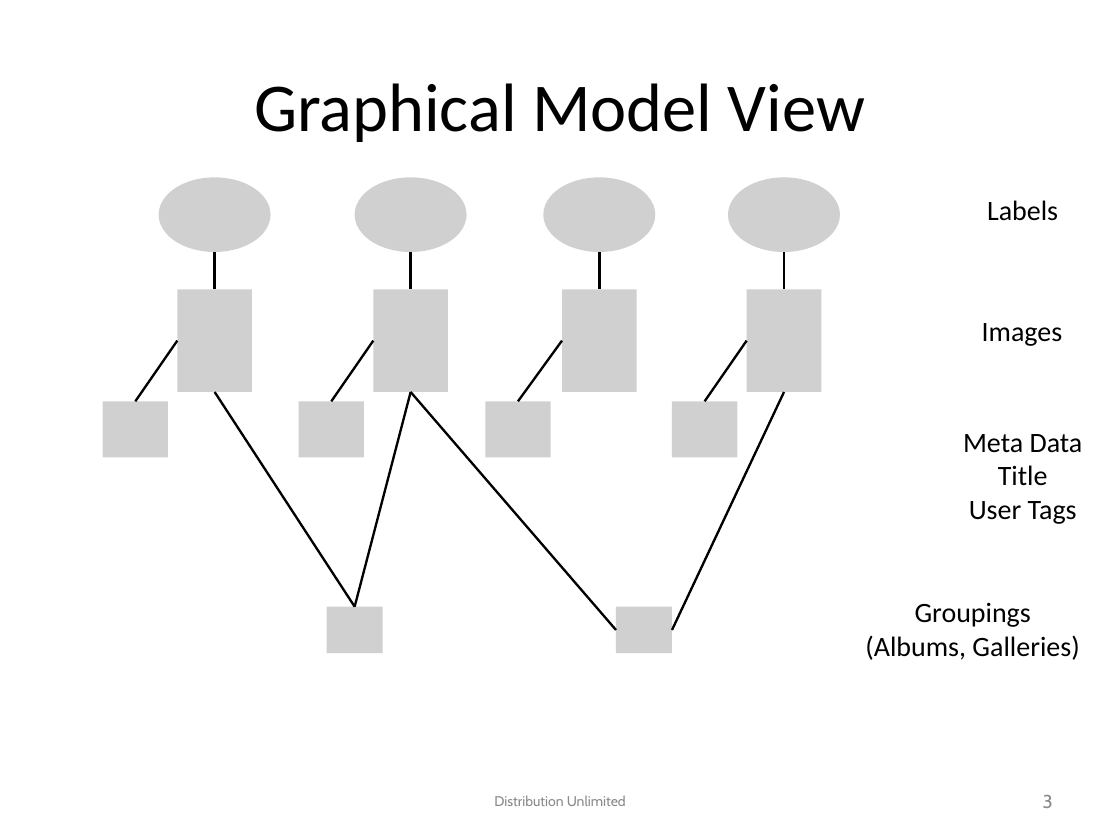
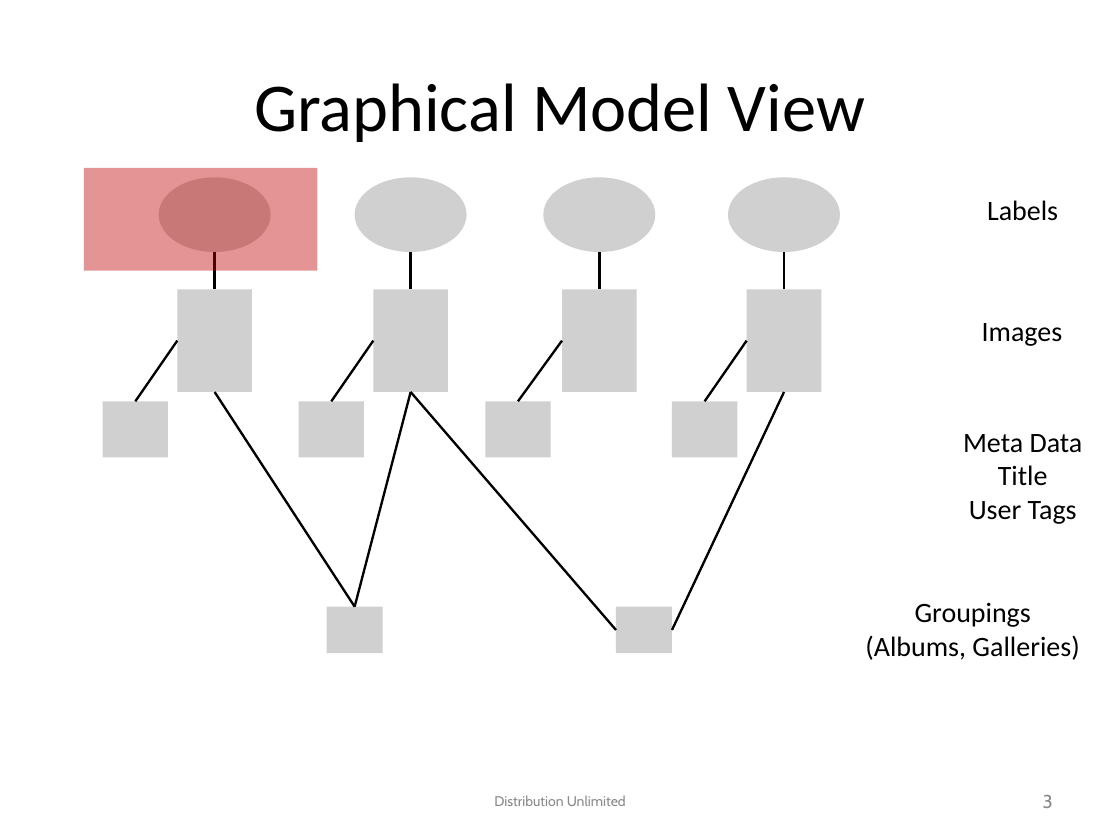
Before and after one commit to chengjianglong/ppaml-cp6, a slide deck: slide 3 of problem_statement/Challenge Problem 6.pptx. Drawn at 1120x840 pixels with LibreOffice and Linux fonts; fonts in the diff are those of the drawing; grey boxes stand for pictures; background and template pictures are left out. Boxes give left, top, right and bottom in pixels: in the first picture for what was removed or moved away, otherwise in the second. Text is boxed around its words. In the diff, an @@ line names an element or a change of style, - is before the commit and + after.

```diff
--- a/problem_statement/Challenge Problem 6.pptx
+++ b/problem_statement/Challenge Problem 6.pptx
@@ rectangle added at [84, 168, 317, 271], fill #C00000 at 42% opacity @@
```
